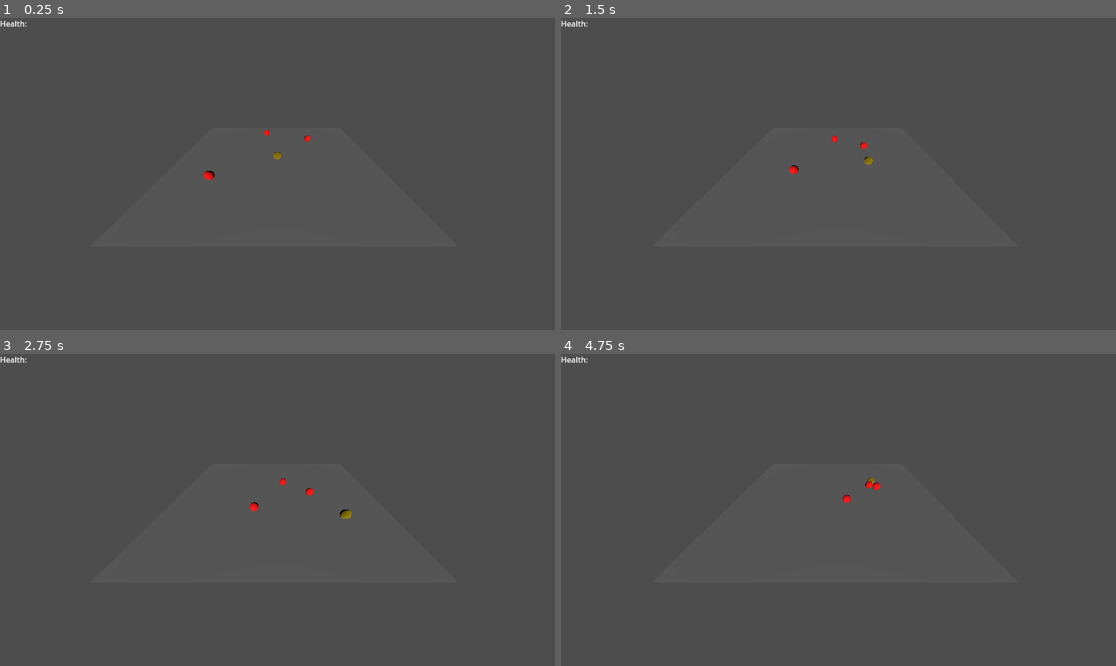
Above: before the commit, frames 1-4 (two rows, left to right).
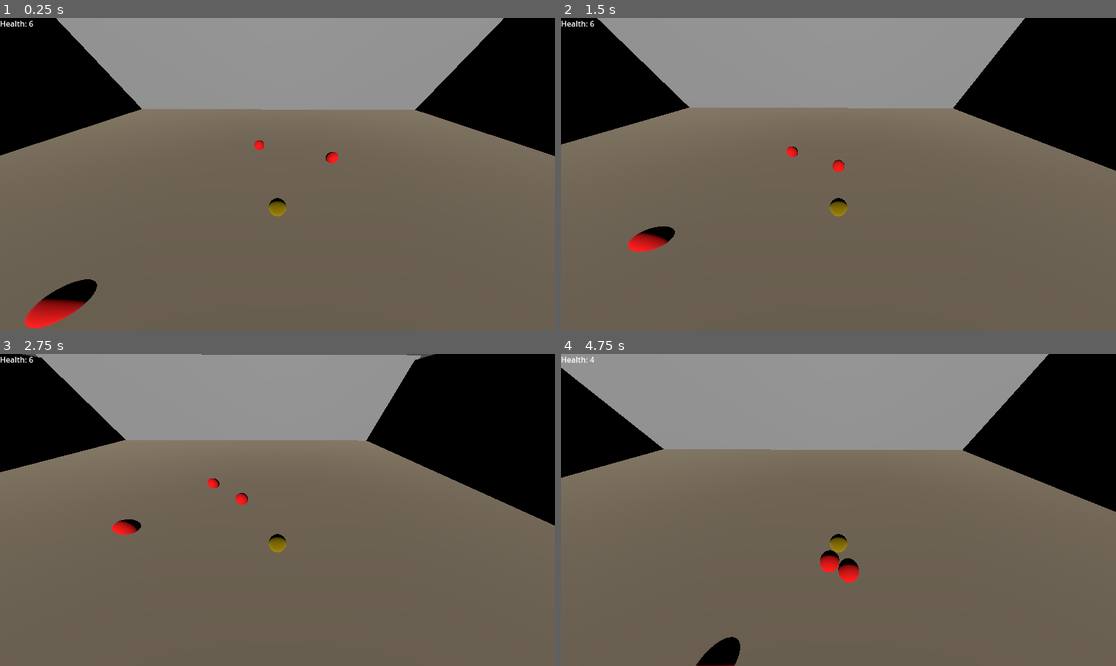
Above: after the commit, the same moments.

Repository: Jontruiz1/CircleGuy2.0
Game: Godot game, scene res://MainScene/Main.tscn
The game is run twice, just before and just after one commit, with the same random seed, the same clock (stepped at 60 frames per second) and the same inputs. Before the commit the project starts from res://Main.tscn.
Inputs:
- Up to frame 1 (0.25 s): no input
- Up to frame 2 (1.5 s): hold D (move_right) 0.53-1.28 s; hold S (move_down) from 1.28 s (still down)
- Up to frame 3 (2.75 s): release S (move_down) at 2.03 s; hold D (move_right) from 2.03 s (still down)
- Up to frame 4 (4.75 s): release D (move_right) at 2.78 s; hold W (move_up) 2.78-3.53 s; hold A (move_left) from 3.53 s (still down)

The runs differ from the first frame. In frame 1, 89% of the frame differs, in the area x 0-100%, y 0-100%; in frame 2, 89%; in frame 3, 89%; in frame 4, 89%.
Error before the commit: Parse Error: Identifier "update_text" not declared in the current scope. (res://Camera3D.gd:7)

Commit message:
Adds walls

Diff:
--- /dev/null
+++ b/Test/EndScene.tscn
@@ -0,0 +1,3 @@
+[gd_scene format=3 uid="uid://bb27ffroyn058"]
+
+[node name="EndScene" type="Node3D"]
--- a/Test/Main.tscn
+++ /dev/null
@@ -1,43 +0,0 @@
-[gd_scene load_steps=6 format=3 uid="uid://qpy25lc0c4fu"]
-
-[ext_resource type="Script" path="res://Main.gd" id="1_h04rx"]
-[ext_resource type="PackedScene" uid="uid://bidkkv40fhljf" path="res://Player.tscn" id="1_xfrl8"]
-[ext_resource type="Script" path="res://Camera3D.gd" id="2_5dnh2"]
-
-[sub_resource type="BoxShape3D" id="BoxShape3D_rl20v"]
-size = Vector3(26.3246, 0.535465, 19.3088)
-
-[sub_resource type="BoxMesh" id="BoxMesh_b8n83"]
-size = Vector3(2.6, 1, 1.9)
-
-[node name="GameManager" type="Node3D"]
-script = ExtResource("1_h04rx")
-
-[node name="Floor" type="StaticBody3D" parent="."]
-
-[node name="CollisionShape3D" type="CollisionShape3D" parent="Floor"]
-transform = Transform3D(1, 0, 0, 0, 1, 0, 0, 0, 1, -0.138974, -0.149954, 0)
-shape = SubResource("BoxShape3D_rl20v")
-
-[node name="MeshInstance3D" type="MeshInstance3D" parent="Floor"]
-transform = Transform3D(10, 0, 0, 0, 0.25, 0, 0, 0, 10, -0.239724, 0, -0.0383506)
-mesh = SubResource("BoxMesh_b8n83")
-
-[node name="DirectionalLight3D" type="DirectionalLight3D" parent="."]
-transform = Transform3D(1, 0, 0, 0, 0.950943, 0.309366, 0, -0.309366, 0.950943, 0, 2.55679, 6.62779)
-
-[node name="Player" parent="." instance=ExtResource("1_xfrl8")]
-transform = Transform3D(1, 0, 0, 0, 1, 0, 0, 0, 1, 0, 0.923919, 0)
-
-[node name="Camera3D" type="Camera3D" parent="."]
-transform = Transform3D(1, 0, 0, 0, 0.644377, 0.764708, 0, -0.764708, 0.644377, 0, 8.42707, 9.745)
-fov = 118.782
-script = ExtResource("2_5dnh2")
-
-[node name="Health Text" type="Label" parent="Camera3D"]
-offset_right = 40.0
-offset_bottom = 23.0
-text = "Health: "
-
-[node name="MeshInstance3D" type="MeshInstance3D" parent="."]
-transform = Transform3D(1, 0, 0, 0, 1, 0, 0, 0, 1, 12.3994, -0.196556, 9.12108)
--- a/Test/Bullet.gd
+++ b/Test/MainScene/Bullet.gd
@@ -8,7 +8,6 @@
 var t = Timer.new()
 var target = null
 var source = null
-signal changed(new_value)
 
 #initialize the bullet
 func init(src, playerpos, shoot_input, spd, dmg):
@@ -34,19 +33,24 @@
 # if the bullet collides with a wall, it should just disappear
 func process_collision():
 	var collideCount = get_slide_collision_count()
+
 	if collideCount >= 1:
 		var collision = get_slide_collision(collideCount-1)
 		var collider = collision.get_collider()
+		print(collider)
+		var collideName = collider.name
+		collideName = collideName.replace("@", "").rstrip("0123456789")
 
-		var collideName = collider.name.replace("@", "").rstrip("0123456789")
 		if(source != collideName):
 			match collideName:
 				"Player":
-					collider.health -= self.damage
-					changed.emit(collider.health)
-					queue_free()
+					if(collider.iFrame.is_stopped()):
+						collider.health -= self.damage
+						queue_free()
 				"Enemy":
 					collider.health -= self.damage
+					queue_free()
+				"Wall":
 					queue_free()
 				null:
 					print("idk why it's null but it is")
--- a/Test/Bullet.tscn
+++ b/Test/MainScene/Bullet.tscn
@@ -1,6 +1,6 @@
-[gd_scene load_steps=5 format=3 uid="uid://bw8h7sg68a0yd"]
+[gd_scene load_steps=5 format=3 uid="uid://b3vhng1l3ulg"]
 
-[ext_resource type="Script" path="res://Bullet.gd" id="1_jvuhb"]
+[ext_resource type="Script" path="res://MainScene/Bullet.gd" id="1_s7rlb"]
 
 [sub_resource type="StandardMaterial3D" id="StandardMaterial3D_yx2pf"]
 albedo_color = Color(0.294118, 0.247059, 0.784314, 1)
@@ -11,7 +11,7 @@
 [sub_resource type="CapsuleShape3D" id="CapsuleShape3D_hh0ue"]
 
 [node name="Bullet" type="CharacterBody3D"]
-script = ExtResource("1_jvuhb")
+script = ExtResource("1_s7rlb")
 
 [node name="MeshInstance3D" type="MeshInstance3D" parent="."]
 transform = Transform3D(-0.00132731, -0.149994, 0, 0.149994, -0.00132731, 0, 0, 0, 0.15, 0, 0, 0)
--- a/Test/Camera3D.gd
+++ b/Test/MainScene/Camera3D.gd
@@ -1,16 +1,16 @@
 extends Camera3D
 var player
 var healthLabel
+var currentHP
 
 func _ready():
-	var bullet_node = get_node('Bullet')
-	bullet_node.changed.connect(update_text)
 	player = $"../Player"
 	healthLabel = get_child(0)
+	currentHP = player.health
 	healthLabel.text = "Health: " + str(player.health)
 
-#func update_text():
 
 # Called every frame. 'delta' is the elapsed time since the previous frame.
 func _process(delta):
+	if(currentHP > player.health): healthLabel.text = "Health: " + str(player.health)
 	self.position = Vector3(player.position.x, 6, player.position.z+2)
--- a/Test/Enemy.gd
+++ b/Test/MainScene/Enemy.gd
@@ -33,7 +33,7 @@
 # process the shooting if possible
 func process_move():
 	if can_shoot and shoot_cooldown.is_stopped():
-		var bullet = preload("res://Bullet.tscn").instantiate()
+		var bullet = preload("res://MainScene/Bullet.tscn").instantiate()
 
 		var tempFix = (Vector2(target.position.x - self.position.x, target.position.z - self.position.z)).normalized()
 
--- a/Test/Enemy.tscn
+++ b/Test/MainScene/Enemy.tscn
@@ -1,6 +1,6 @@
-[gd_scene load_steps=5 format=3 uid="uid://fp1fu63hegfu"]
+[gd_scene load_steps=5 format=3 uid="uid://bprj8mlrp3sck"]
 
-[ext_resource type="Script" path="res://Enemy.gd" id="1_bnnhf"]
+[ext_resource type="Script" path="res://MainScene/Enemy.gd" id="1_t88ca"]
 
 [sub_resource type="StandardMaterial3D" id="StandardMaterial3D_ix4s6"]
 resource_local_to_scene = true
@@ -14,7 +14,7 @@
 radius = 0.549929
 
 [node name="Enemy" type="CharacterBody3D"]
-script = ExtResource("1_bnnhf")
+script = ExtResource("1_t88ca")
 
 [node name="MeshInstance3D" type="MeshInstance3D" parent="."]
 mesh = SubResource("SphereMesh_bapcp")
--- a/Test/Main.gd
+++ b/Test/MainScene/Main.gd
@@ -37,7 +37,7 @@
 			enemy_z = rng.randf_range(-9, 9)
 
 		var enemyColor = enemyColors[enemyVariety]
-		var enemy = preload("res://Enemy.tscn").instantiate()
+		var enemy = preload("res://MainScene/Enemy.tscn").instantiate()
 		enemy.position = Vector3(enemy_x, .6, enemy_z)
 		enemy.init(enemyTypes[enemyColor][0], enemyTypes[enemyColor][1], enemyTypes[enemyColor][2], enemyTypes[enemyColor][3], enemyColor, player)
 		add_child(enemy)
--- /dev/null
+++ b/Test/MainScene/Main.tscn
@@ -0,0 +1,61 @@
+[gd_scene load_steps=9 format=3 uid="uid://c7sfquecmyevw"]
+
+[ext_resource type="Script" path="res://MainScene/Main.gd" id="1_l1vgf"]
+[ext_resource type="PackedScene" uid="uid://dwipgp8vfg4ky" path="res://MainScene/Player.tscn" id="2_cldc5"]
+[ext_resource type="Script" path="res://MainScene/Camera3D.gd" id="3_stuor"]
+[ext_resource type="PackedScene" uid="uid://ctyndqylo8n5n" path="res://MainScene/SideWalls.tscn" id="4_q5l4h"]
+[ext_resource type="PackedScene" uid="uid://do6yti2hwvnnn" path="res://MainScene/TopWall.tscn" id="5_l8k5i"]
+
+[sub_resource type="BoxShape3D" id="BoxShape3D_rl20v"]
+size = Vector3(54.4673, 0.535465, 39.7773)
+
+[sub_resource type="StandardMaterial3D" id="StandardMaterial3D_i2oc3"]
+albedo_color = Color(0.666667, 0.6, 0.501961, 1)
+
+[sub_resource type="BoxMesh" id="BoxMesh_b8n83"]
+material = SubResource("StandardMaterial3D_i2oc3")
+size = Vector3(2.6, 1, 1.9)
+
+[node name="GameManager" type="Node3D"]
+script = ExtResource("1_l1vgf")
+
+[node name="Floor" type="StaticBody3D" parent="."]
+
+[node name="CollisionShape3D" type="CollisionShape3D" parent="Floor"]
+transform = Transform3D(1, 0, 0, 0, 1, 0, 0, 0, 1, -0.138974, -0.149954, 0)
+shape = SubResource("BoxShape3D_rl20v")
+
+[node name="MeshInstance3D" type="MeshInstance3D" parent="Floor"]
+transform = Transform3D(21, 0, 0, 0, 0.525, 0, 0, 0, 21, -0.239724, 0, -0.0383506)
+mesh = SubResource("BoxMesh_b8n83")
+
+[node name="DirectionalLight3D" type="DirectionalLight3D" parent="."]
+transform = Transform3D(1, 0, 0, 0, 0.950943, 0.309366, 0, -0.309366, 0.950943, 0, 2.55679, 6.62779)
+
+[node name="Player" parent="." instance=ExtResource("2_cldc5")]
+transform = Transform3D(1, 0, 0, 0, 1, 0, 0, 0, 1, 0, 0.923919, 0)
+
+[node name="Camera3D" type="Camera3D" parent="."]
+transform = Transform3D(1, 0, 0, 0, 0.644377, 0.764708, 0, -0.764708, 0.644377, 0, 8.42707, 9.745)
+fov = 118.782
+script = ExtResource("3_stuor")
+
+[node name="Health Text" type="Label" parent="Camera3D"]
+offset_right = 40.0
+offset_bottom = 23.0
+text = "Health: "
+
+[node name="MeshInstance3D" type="MeshInstance3D" parent="."]
+transform = Transform3D(1, 0, 0, 0, 1, 0, 0, 0, 1, 12.3994, -0.196556, 9.12108)
+
+[node name="LeftWall" parent="." instance=ExtResource("4_q5l4h")]
+transform = Transform3D(1, 0, 0, 0, 1, 0, 0, 0, 1, -27.6152, 0, -0.00639725)
+
+[node name="RightWall" parent="." instance=ExtResource("4_q5l4h")]
+transform = Transform3D(1, 0, 0, 0, 1, 0, 0, 0, 1, 27.4889, -0.265026, 0.225409)
+
+[node name="Wall" parent="." instance=ExtResource("5_l8k5i")]
+transform = Transform3D(-0.0105996, 0.00350129, -0.999938, -0.000173536, 0.999994, 0.00350332, 0.999944, 0.000210642, -0.0105989, 0.000101089, 0.207853, -20.0591)
+
+[node name="Wall2" parent="." instance=ExtResource("5_l8k5i")]
+transform = Transform3D(-0.0105996, 0.00350129, -0.999938, -0.000173536, 0.999994, 0.00350332, 0.999944, 0.000210642, -0.0105989, 0.000101089, 0.207853, 19.8499)
--- a/Test/Player.gd
+++ b/Test/MainScene/Player.gd
@@ -31,7 +31,7 @@
 	# trying to shoot and there's no cooldown
 	if shoot_input and shoot_cooldown.is_stopped():
 		# load and instantiate the bullet
-		var bullet = preload("res://Bullet.tscn").instantiate()
+		var bullet = preload("res://MainScene/Bullet.tscn").instantiate()
 
 		#initialize bullet, add to tree start shoot cooldown
 		bullet.init(self ,self.position, shoot_input, bullet_speed, damage)
@@ -59,13 +59,26 @@
 func process_collision():
 	var collideCount = get_slide_collision_count()
 
-	"print( collideCount)
-	for i in range(collideCount):
-		print(get_slide_collision(i).get_collider().to_string())
-	print('\n')"
+	if collideCount >= 1:
+		var collision = get_slide_collision(collideCount-1)
+		var collider = collision.get_collider()
+		var collideName = collider.name
+		if(collideName != null):
+			collideName = collideName.replace("@", "").rstrip("0123456789")
+		else:
+			pass
+		match collideName:
+			"Enemy":
+				if(iFrame.is_stopped()):
+					health -= collider.damage
+					iFrame.start()
+
 
 func _physics_process(delta):
-	#process_collision()
+	if(health <= 0):
+		#queue_free()
+		print("Death")
+	process_collision()
 	process_move(delta)
 	process_shoot()
 	move_and_slide()
--- a/Test/Player.tscn
+++ b/Test/MainScene/Player.tscn
@@ -1,6 +1,6 @@
-[gd_scene load_steps=5 format=3 uid="uid://bidkkv40fhljf"]
+[gd_scene load_steps=5 format=3 uid="uid://dwipgp8vfg4ky"]
 
-[ext_resource type="Script" path="res://Player.gd" id="1_4o1yd"]
+[ext_resource type="Script" path="res://MainScene/Player.gd" id="1_m55gv"]
 
 [sub_resource type="SphereShape3D" id="SphereShape3D_figho"]
 radius = 0.519702
@@ -13,7 +13,7 @@
 material = SubResource("StandardMaterial3D_vkgkl")
 
 [node name="Player" type="CharacterBody3D"]
-script = ExtResource("1_4o1yd")
+script = ExtResource("1_m55gv")
 
 [node name="CollisionShape3D" type="CollisionShape3D" parent="."]
 shape = SubResource("SphereShape3D_figho")
--- a/Test/Wall.tscn
+++ b/Test/MainScene/SideWalls.tscn
@@ -3,11 +3,14 @@
 [sub_resource type="BoxMesh" id="BoxMesh_2yv08"]
 
 [sub_resource type="BoxShape3D" id="BoxShape3D_gc0y2"]
+size = Vector3(1, 6.231, 39.9993)
 
 [node name="Wall" type="StaticBody3D"]
 
 [node name="MeshInstance3D" type="MeshInstance3D" parent="."]
+transform = Transform3D(1, 0, 0, 0, 20, 0, 0, 0, 40, 0, 0, 0)
 mesh = SubResource("BoxMesh_2yv08")
 
 [node name="CollisionShape3D" type="CollisionShape3D" parent="."]
+transform = Transform3D(1, 0, 0, 0, 1, 0, 0, 0, 1, 0, 0.958783, 0)
 shape = SubResource("BoxShape3D_gc0y2")
--- /dev/null
+++ b/Test/MainScene/TopWall.tscn
@@ -0,0 +1,16 @@
+[gd_scene load_steps=3 format=3 uid="uid://do6yti2hwvnnn"]
+
+[sub_resource type="BoxMesh" id="BoxMesh_2yv08"]
+
+[sub_resource type="BoxShape3D" id="BoxShape3D_gc0y2"]
+size = Vector3(1, 6.231, 39.9993)
+
+[node name="Wall" type="StaticBody3D"]
+
+[node name="MeshInstance3D" type="MeshInstance3D" parent="."]
+transform = Transform3D(1, 0, 0, 0, 20, 0, 0, 0, 55, 0, 0, 0)
+mesh = SubResource("BoxMesh_2yv08")
+
+[node name="CollisionShape3D" type="CollisionShape3D" parent="."]
+transform = Transform3D(1.25, 0, 0, 0, 1.25, 0, 0, 0, 1.25, 0, 0.958783, 0)
+shape = SubResource("BoxShape3D_gc0y2")
--- a/Test/project.godot
+++ b/Test/project.godot
@@ -11,9 +11,8 @@
 [application]
 
 config/name="CircleGuy 2.0"
-run/main_scene="res://Main.tscn"
+run/main_scene="res://MainScene/Main.tscn"
 config/features=PackedStringArray("4.0", "Forward Plus")
-config/icon="res://icon.svg"
 
 [input]
 
Not shown, changed: Test/icon.svg.import
